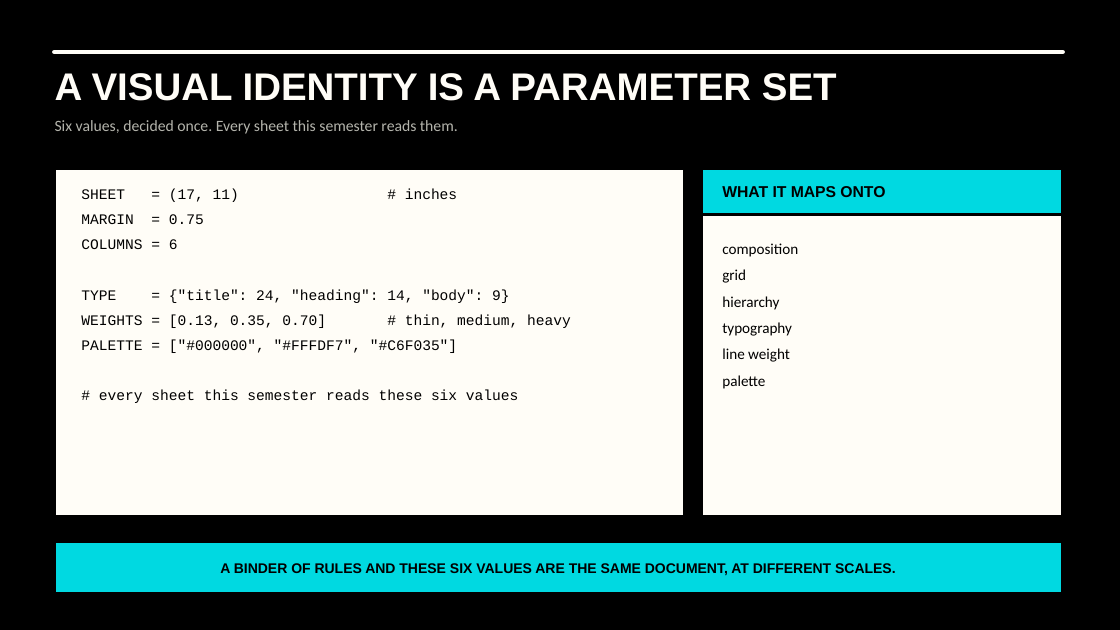
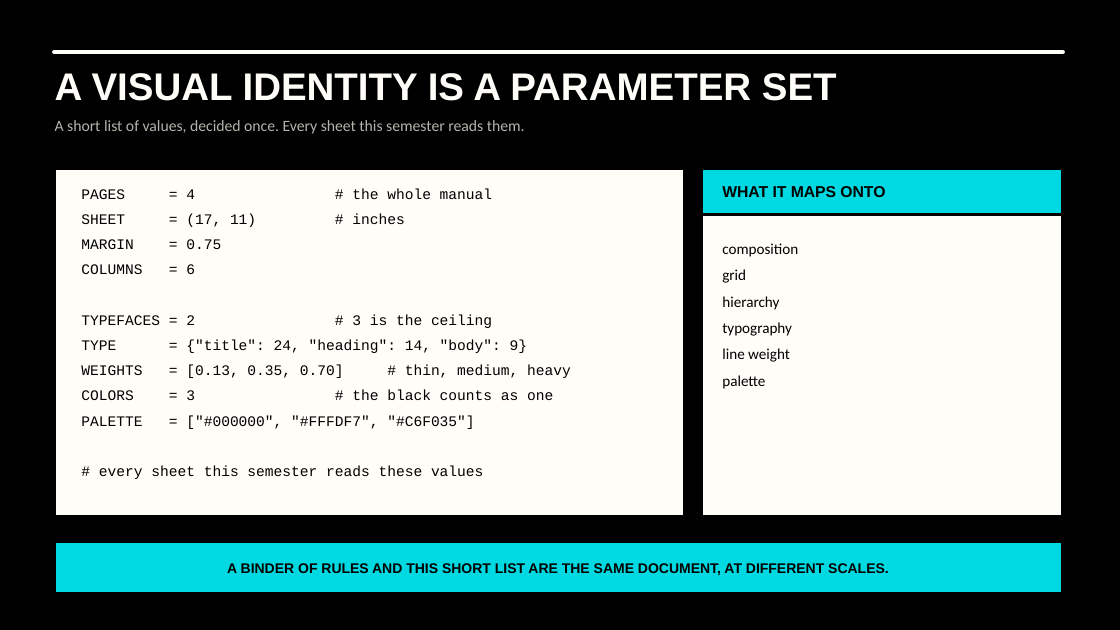
Before and after one commit to luigipacheco/arc3133, a slide deck: slide 8 of slides/ARC3133_Class01.pptx. Drawn at 1120x630 pixels with LibreOffice and Linux fonts; fonts in the diff are those of the drawing. Boxes give left, top, right and bottom in pixels: in the first picture for what was removed or moved away, otherwise in the second. Text is boxed around its words. In the diff, an @@ line names an element or a change of style, - is before the commit and + after.

```diff
--- a/slides/ARC3133_Class01.pptx
+++ b/slides/ARC3133_Class01.pptx
@@ text at [55, 120, 525, 134]: text changed @@
-Six values, decided once. Every sheet this semester reads them.
+A short list of values, decided once. Every sheet this semester reads them.
@@ text added at [81, 188, 492, 199], 12.5 pt, text #000000 @@
+PAGES = 4 # the whole manual
@@ 3 texts: place and size @@
-3 texts at [81, 188, 457, 249]
+3 texts at [81, 213, 404, 274]
@@ text added at [81, 314, 492, 328], 12.5 pt, text #000000 @@
+TYPEFACES = 2 # 3 is the ceiling
@@ text "TYPE = {"title": 24, "heading": ..." rewrapped from [81, 289, 509, 303] to [81, 339, 528, 353] @@
@@ text "WEIGHTS = [0.13, 0.35, 0.70] ...": place and size @@
-text "WEIGHTS = [0.13, 0.35, 0.70] ..." at [81, 314, 571, 328]
+text "WEIGHTS = [0.13, 0.35, 0.70] ..." at [81, 365, 571, 378]
@@ text "PALETTE = ["#000000", "#FFFDF7", "#C6F035"]" rewrapped from [81, 339, 457, 353] to [81, 415, 474, 429] @@
@@ text added at [81, 390, 553, 400], 12.5 pt, text #000000 @@
+COLORS = 3 # the black counts as one
@@ text at [99, 465, 483, 479]: text changed @@
-# every sheet this semester reads these six values
+# every sheet this semester reads these values
@@ text at [227, 563, 889, 575]: text changed @@
-A BINDER OF RULES AND THESE SIX VALUES ARE THE SAME DOCUMENT, AT DIFFERENT SCALES.
+A BINDER OF RULES AND THIS SHORT LIST ARE THE SAME DOCUMENT, AT DIFFERENT SCALES.
```
Also in this commit, not shown: 6 other slides changed, 38 other files.
